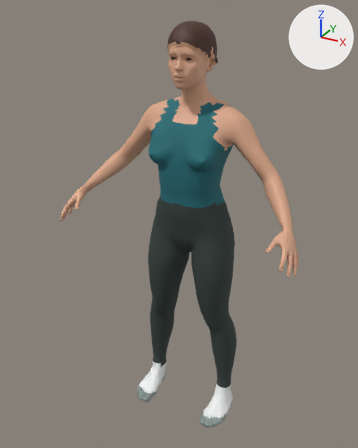
One commit to the glTF model docs/diseno/figura/modelos/persona_f.glb: the scene before it, then after it.
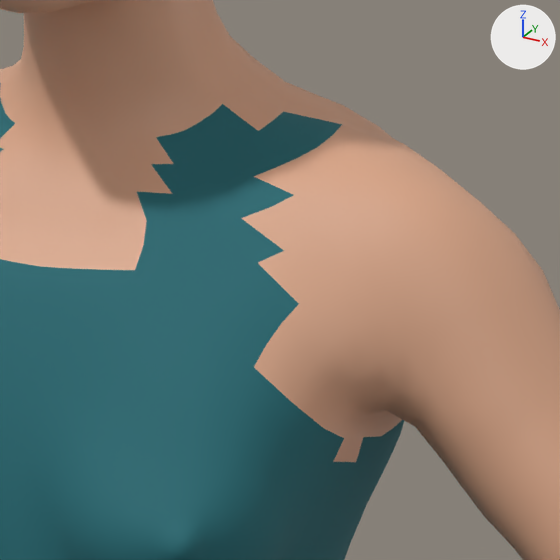
There are two pictures of each version: one whole from a 50 mm camera at (0.825, -1.636, 1.632) aimed at (-0.03, -0.082, 0.855), one close up on the part from 50% to 71% of the width and 20% to 37% of the height. The lights are fixed; the arrows at upper right show +X, +Y and +Z. The first two pictures are the older version. Vertices at exactly the same position are counted once.

In view in the first close-up: 'persona_f'.
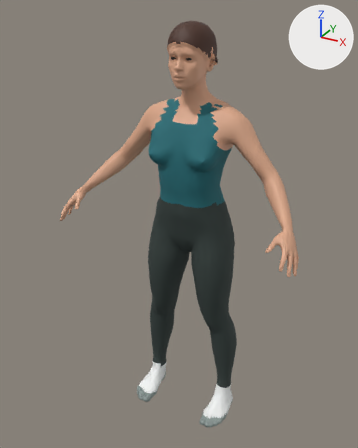
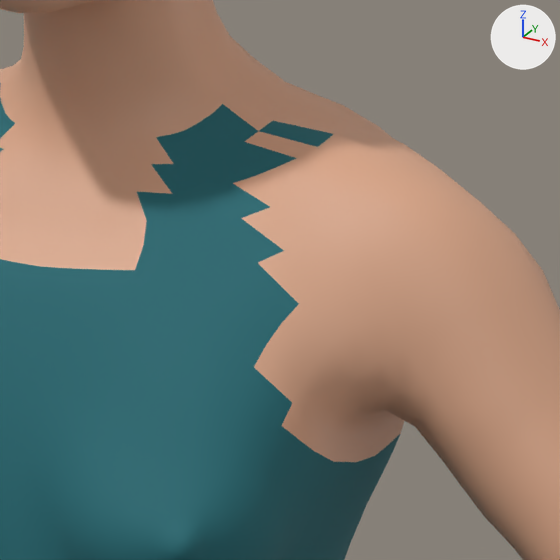
The change, as a diff of the scene's bpy script:
```diff
--- a/docs/diseno/figura/modelos/persona_f.glb.py
+++ b/docs/diseno/figura/modelos/persona_f.glb.py
@@ me_base @@
 me_base.from_pydata(...)  # 13524 vertices, 27036 faces; spans x -0.48..0.48, y -0.29..0.09, z -0.01..1.59
 # used by ob_persona_f; location = (0.0, 0.0, 0.0)
+# me_base part 1: 19 vertices moved within x 0.02..0.12, y -0.16..-0.12, z 1.12..1.44; 1 vertex removed from x 0.15, y -0.05, z 1.18; 1 vertex added at x 0.14, y -0.05, z 1.18
+# me_base part 2: 16 faces spanning x 0.08..0.15, y -0.11..0.02, z 1.16..1.32 switch from mat_top (dark cyan #1e6b74) to mat_piel (beige #dda98a)
 me_base.materials.append(mat_abajo)
```

Changed parts and their boxes [x1, y1, x2, y2] in the close-ups (560 x 560 px; the box of a moved part takes in the faces that stretch with it):
part 1 of me_base, moved or reshaped: before [129, 417, 381, 560]; after [129, 417, 375, 560]
part 2 of me_base, recoloured: [233, 118, 404, 461] in both
